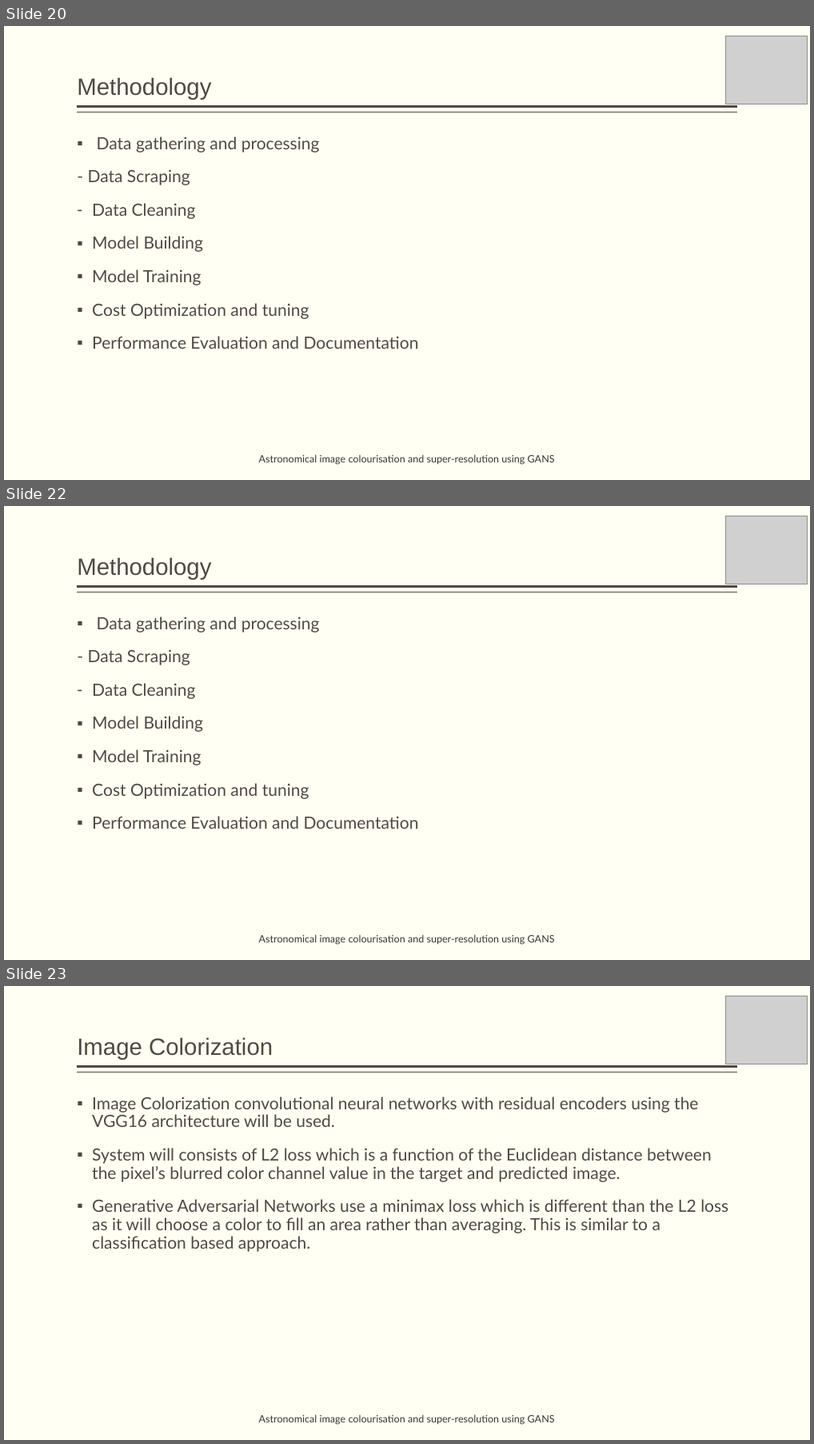
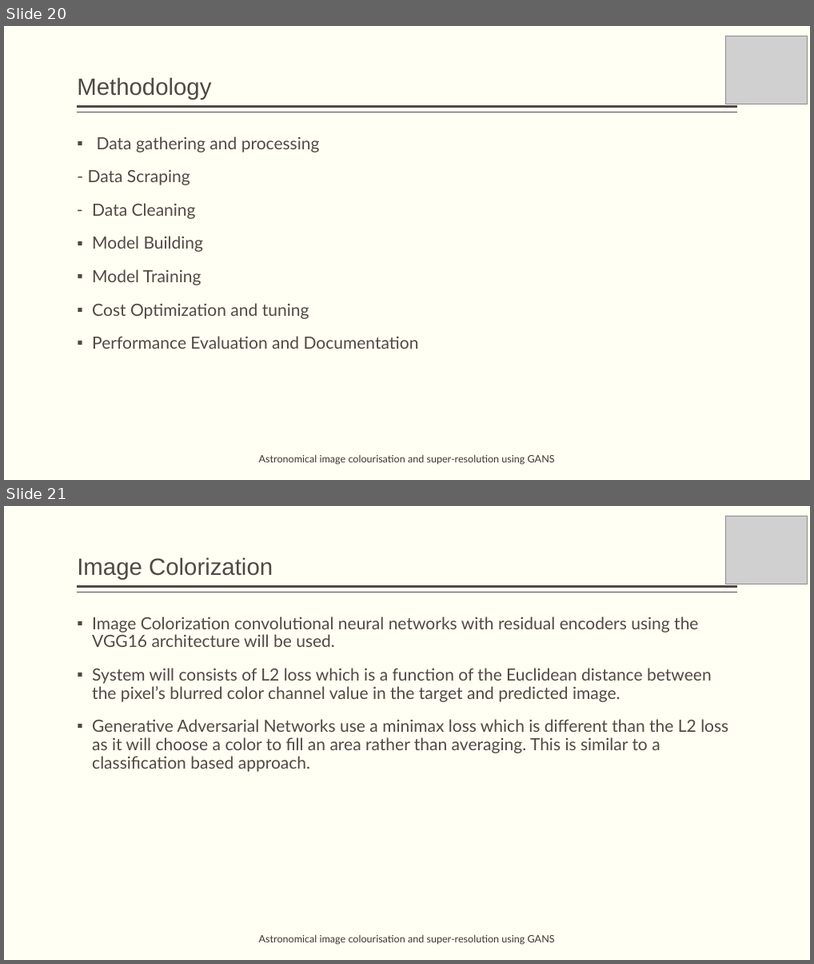
Before and after one commit to obi-wan-shinobi/Literature-Review, a slide deck: Presentation/Stage_1/stage_1_presentation.pptx. Shown one above the other, each under a label of ours: slides 20, 22 and 23 before the commit, slides 20 and 21 after it; the slides between them are not shown. The pictures are 814x1444 and 814x964 pixels, drawn with LibreOffice and Linux fonts; fonts in the diff are those of the drawing; grey boxes stand for pictures. Boxes give left, top, right and bottom in pixels: in the first picture for what was removed or moved away, otherwise in the second. Text is boxed around its words. In the diff, an @@ line names an element or a change of style, - is before the commit and + after.

```diff
--- a/Presentation/Stage_1/stage_1_presentation.pptx
+++ b/Presentation/Stage_1/stage_1_presentation.pptx
@@ slide 22 removed at [4,506,810,960], background #FFFFF3; not listed: 2 template elements that a slide beside it also shows @@
@@ picture removed at [726,516,808,584] @@
@@ title removed at [77,557,211,580] @@
-Methodology
@@ text removed at [88,616,419,828] @@
-▪ Data gathering and processing
-- Data Scraping
-– Data Cleaning
-▪ Model Building
-▪ Model Training
-▪ Cost Optimization and tuning
-▪ Performance Evaluation and Documentation
@@ text removed at [259,934,555,944] @@
-Astronomical image colourisation and super-resolution using GANS
@@ what was slide 23 is now slide 21 @@
```
Also in this commit, not shown: 1 other slide removed, 1 other file.
